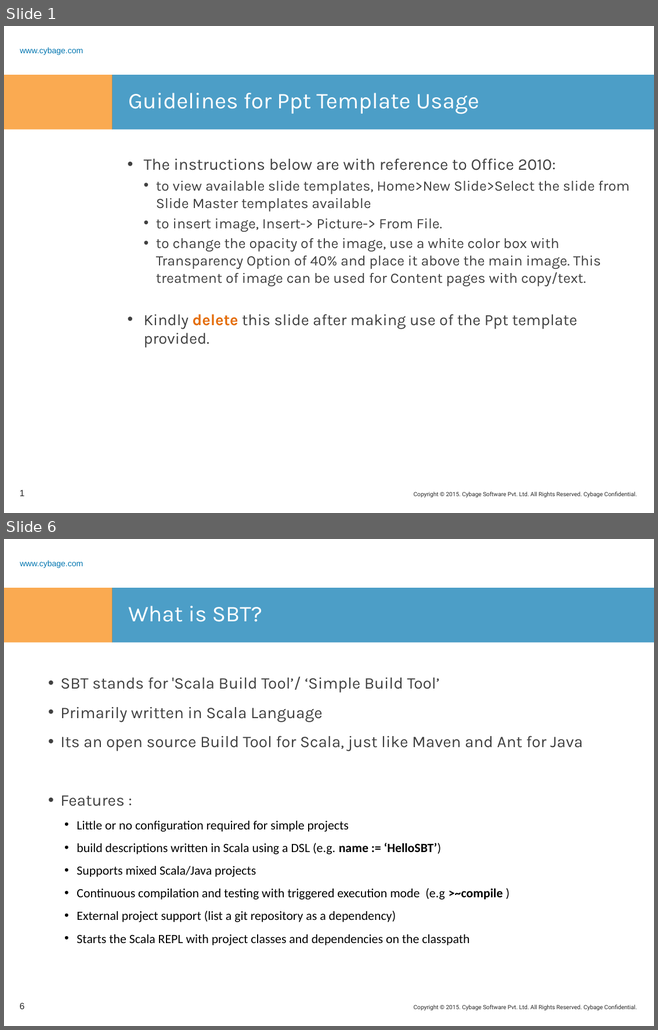
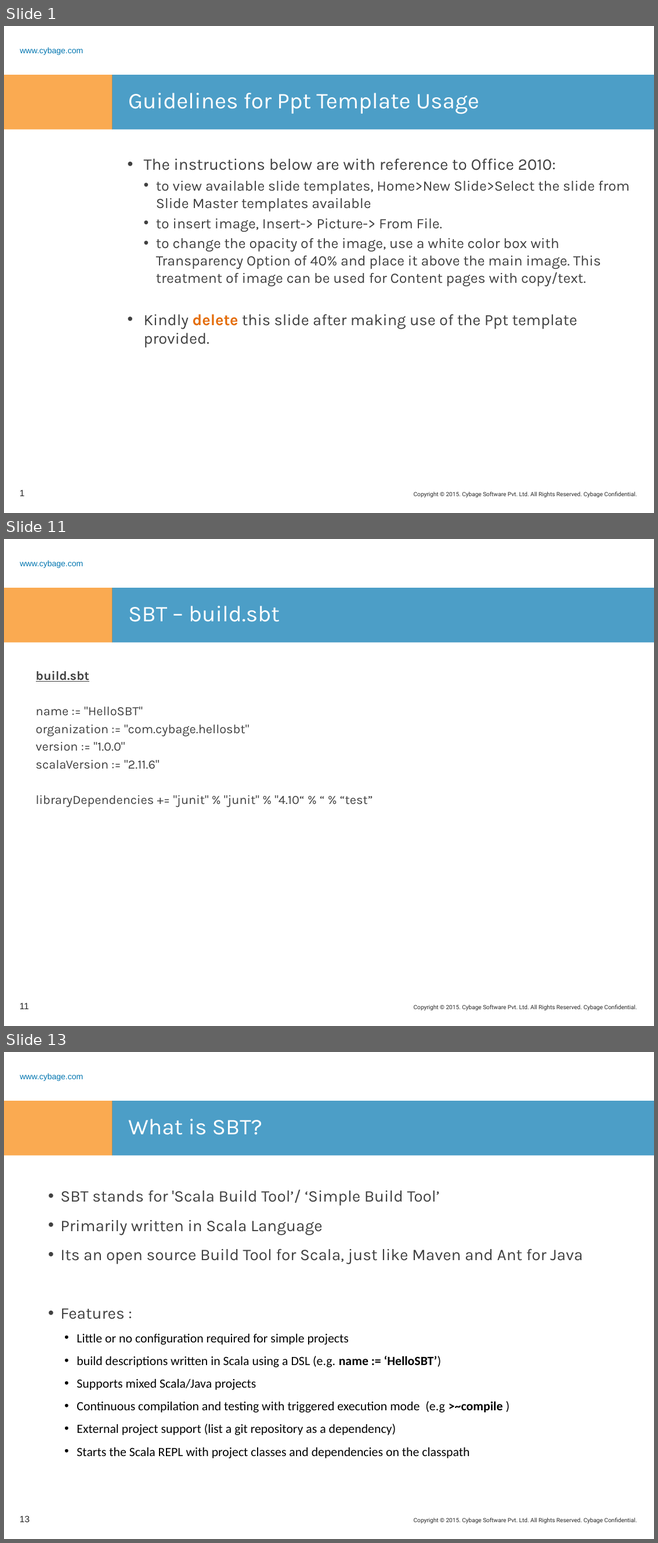
Before and after one commit to rashmitk/Documentation, a slide deck: SBT/SBT.pptx. Shown one above the other, each under a label of ours: slides 1 and 6 before the commit, slides 1, 11 and 13 after it; the slides between them are not shown. The pictures are 658x1030 and 658x1543 pixels, drawn with LibreOffice and Linux fonts; fonts in the diff are those of the drawing; background and template pictures are left out. Boxes give left, top, right and bottom in pixels: in the first picture for what was removed or moved away, otherwise in the second. Text is boxed around its words. In the diff, an @@ line names an element or a change of style, - is before the commit and + after.

Commit message:
Added Build evolution and history details

```diff
--- a/SBT/SBT.pptx
+++ b/SBT/SBT.pptx
@@ slide 11 added at (x1=4, y1=539, x2=654, y2=1026), background #FFFFFF; not listed: 4 template elements that a slide beside it also shows @@
@@ title added at (x1=128, y1=606, x2=280, y2=622), 25 pt, text #FFFFFF @@
+SBT – build.sbt
@@ text added at (x1=36, y1=671, x2=372, y2=808), 14 pt, text #404040 @@
+build.sbt
+name := "HelloSBT"
+organization := "com.cybage.hellosbt"
+version := "1.0.0"
+scalaVersion := "2.11.6"
+libraryDependencies += "junit" % "junit" % "4.10“ % “ % “test”
@@ text added at (x1=26, y1=709, x2=164, y2=730), 20 pt, text #FFFFFF @@
+Place image here
@@ page number added at (x1=20, y1=1003, x2=29, y2=1009), 10 pt, text #262626 @@
+11
@@ what was slide 6 is now slide 13 @@
@@ page number at (x1=20, y1=1516, x2=30, y2=1522): text changed @@
-6
+13
```
Also in this commit, not shown: 4 slides changed, 6 other slides added.
